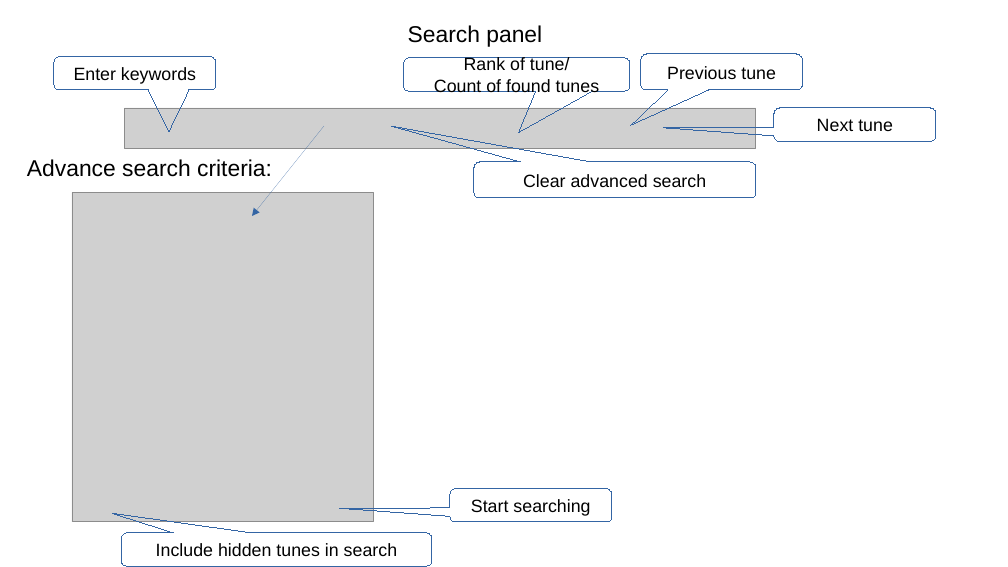
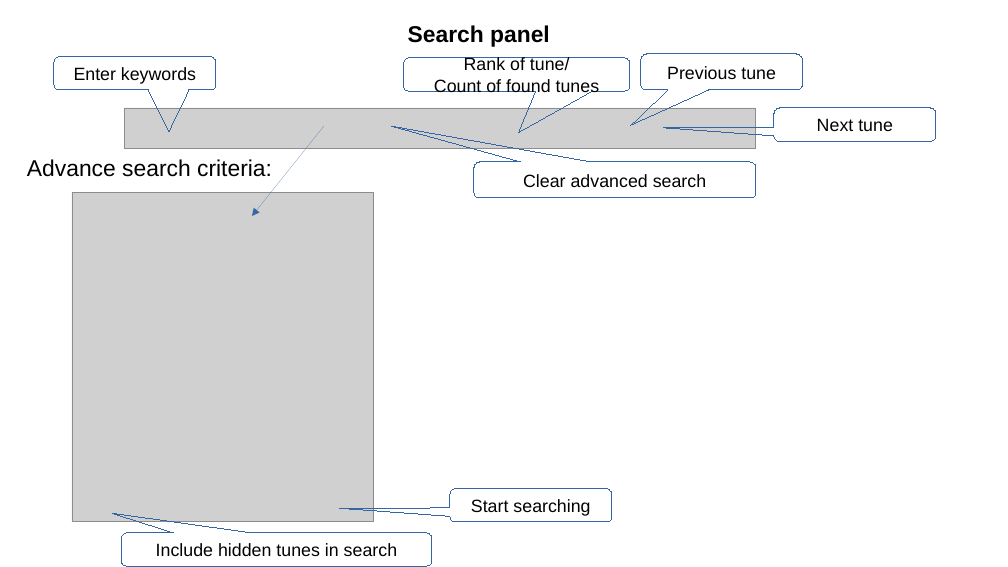
Before and after one commit to py60800/tunedb, a slide deck: slide 3 of doc/Manual.odp. Drawn at 1008x567 pixels with LibreOffice and Linux fonts; fonts in the diff are those of the drawing; grey boxes stand for pictures. Boxes give left, top, right and bottom in pixels: in the first picture for what was removed or moved away, otherwise in the second. Text is boxed around its words. In the diff, an @@ line names an element or a change of style, - is before the commit and + after.

```diff
--- a/doc/Manual.odp
+++ b/doc/Manual.odp
@@ text "Search panel" at (408,25,550,47): bold on @@
```
Also in this commit, not shown: 10 other slides changed, 1 slide added, 2 slides removed, 3 other files.
